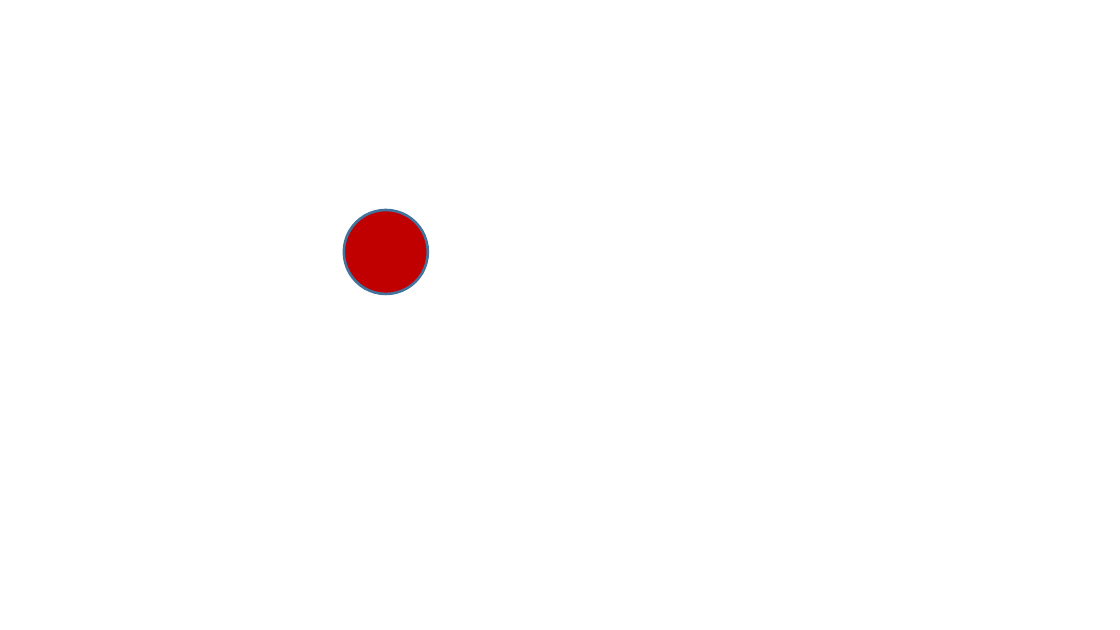
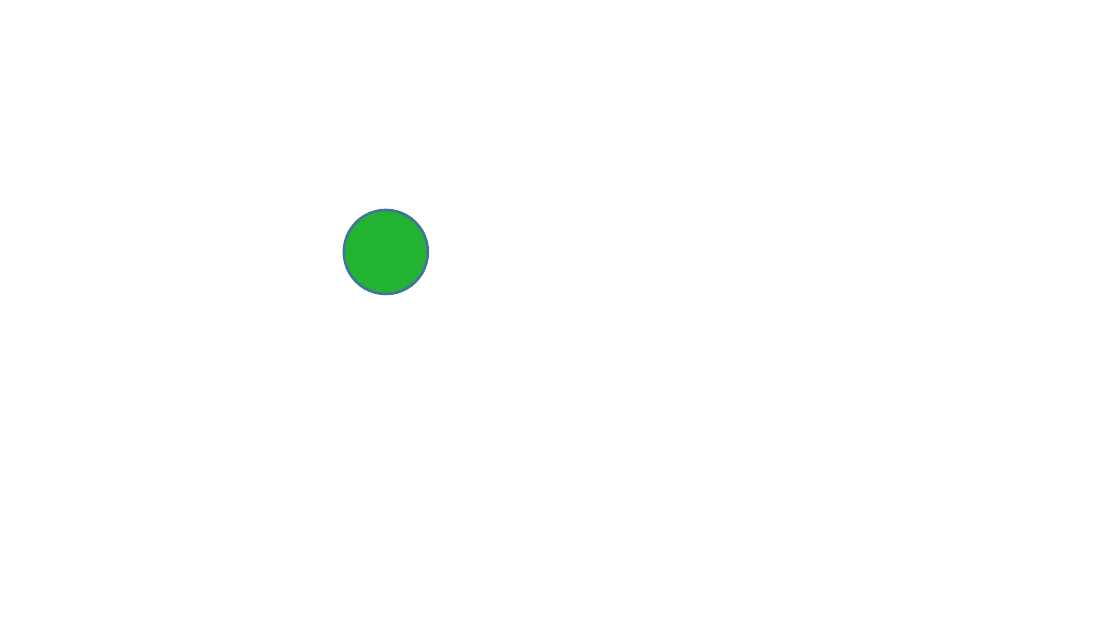
Before and after one commit to huxiaoning/ppt, a slide deck: slide 2 of 演示文稿1.pptx. Drawn at 1120x630 pixels with LibreOffice and Linux fonts; fonts in the diff are those of the drawing. Boxes give left, top, right and bottom in pixels: in the first picture for what was removed or moved away, otherwise in the second. Text is boxed around its words. In the diff, an @@ line names an element or a change of style, - is before the commit and + after.

```diff
--- a/演示文稿1.pptx
+++ b/演示文稿1.pptx
@@ ellipse at [344, 210, 428, 294]: fill #C00000 to #22B430 @@
```
Also in this commit, not shown: 54 other files.
